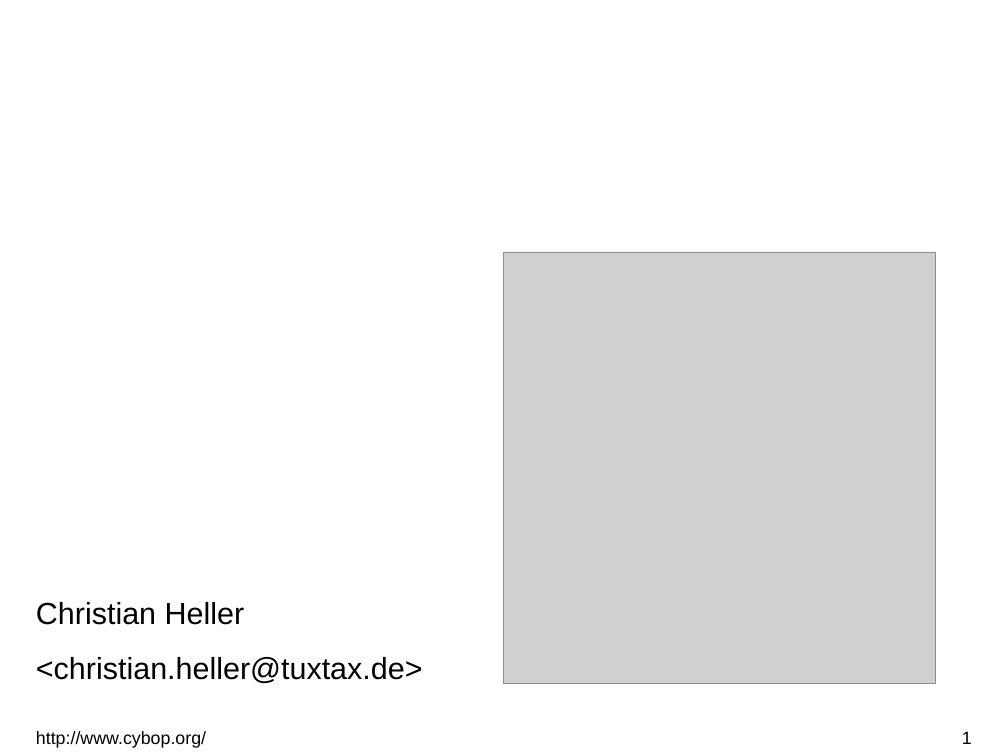
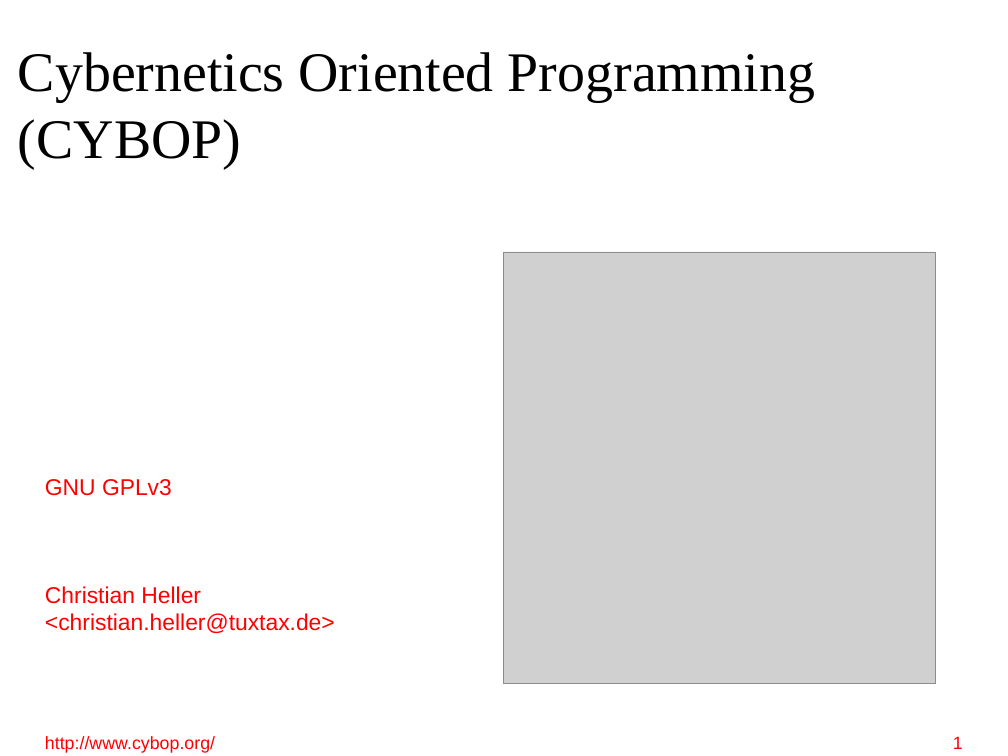
Before and after one commit to GitMirroring/cybop, a slide deck: slide 1 of doc/lightning_talk/cybop.odp. Drawn at 1008x756 pixels with LibreOffice and Linux fonts; fonts in the diff are those of the drawing; grey boxes stand for pictures; background and template pictures are left out. Boxes give left, top, right and bottom in pixels: in the first picture for what was removed or moved away, otherwise in the second. Text is boxed around its words. In the diff, an @@ line names an element or a change of style, - is before the commit and + after.

```diff
--- a/doc/lightning_talk/cybop.odp
+++ b/doc/lightning_talk/cybop.odp
@@ text "Cybernetics Oriented Programming" at (x1=18, y1=52, x2=815, y2=169): font Arial to Times New Roman, text colour #FFFFFF to #000000, bold off; alignment centre to left; line spacing 1.5 to 1; vertical alignment middle to top @@
@@ text added at (x1=45, y1=479, x2=172, y2=496), 18 pt, text #FF0000 @@
+GNU GPLv3
@@ text "Christian Heller" at (x1=45, y1=586, x2=335, y2=633): size 24 to 18 pt, text colour #000000 to #FF0000; line spacing 1.5 to 1 @@
@@ text "http://www.cybop.org/" at (x1=45, y1=736, x2=215, y2=753): text colour #000000 to #FF0000 @@
@@ page number at (x1=953, y1=736, x2=963, y2=749): text colour #000000 to #FF0000 @@
```
Also in this commit, not shown: 10 other slides changed, 3 slides added, 2 slides removed, 1 other file.
